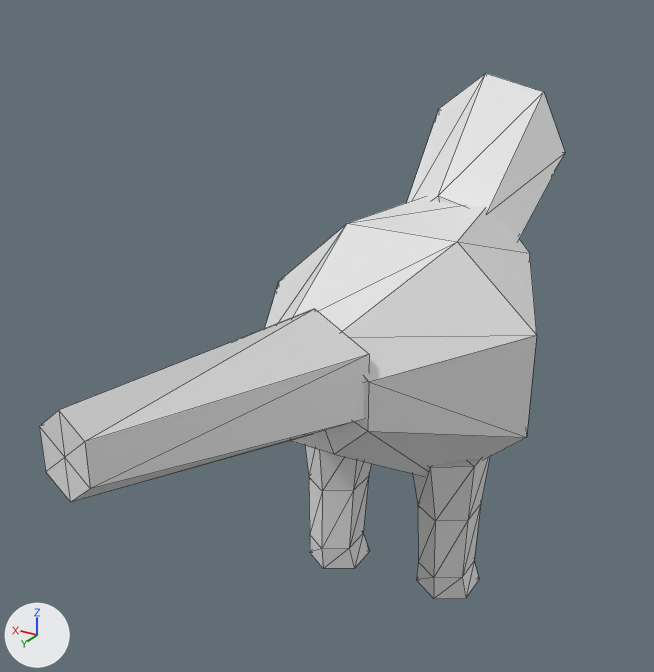
What one commit did to the OBJ model data/animals/bem_te_vi/eat/5.obj.
Rendered twice from a 50 mm camera at (-0.25, 0.509, 0.435) aimed at (0.038, 0.029, 0.195). Arrows for +X, +Y and +Z are at lower left; the lights stay in place. The first picture is the older version. Mesh edges are drawn as thin lines. Where no turn or scale is listed for an object, it has been applied to the vertices.

The first picture shows 'bem_te_vi_eat_5'.
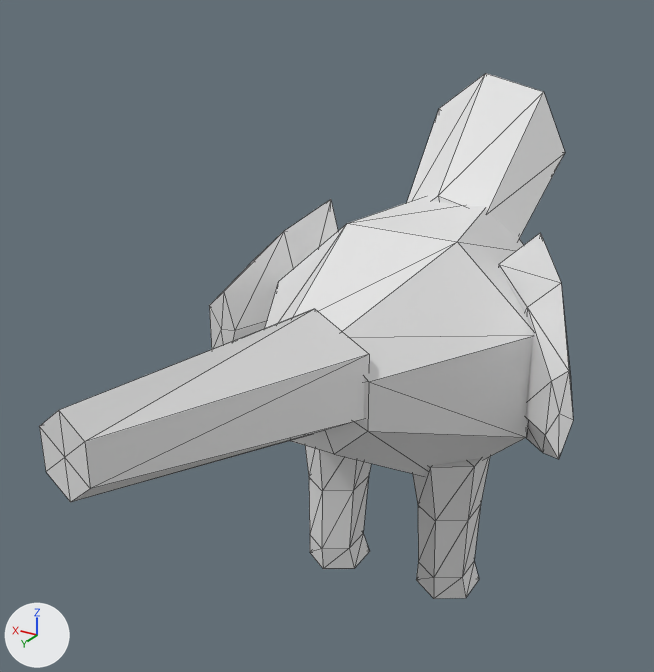
Where the change shows, as pixel boxes [x1, y1, x2, y2] in the pictures (654 x 672 px):
'bem_te_vi_eat_5', reshaped
    before: [40, 73, 565, 599]
    after: [40, 73, 573, 599]
part 1 of me_bem_te_vi_eat_5, added
    after: [499, 233, 573, 459]
part 2 of me_bem_te_vi_eat_5, added
    after: [209, 199, 338, 349]

Patch to the scene script:
```diff
--- a/data/animals/bem_te_vi/eat/5.obj.py
+++ b/data/animals/bem_te_vi/eat/5.obj.py
@@ me_bem_te_vi_eat_5 @@
 # used by ob_bem_te_vi_eat_5; location = (0.0, 0.0, 0.0)
-me_bem_te_vi_eat_5.from_pydata(...)  # 122 vertices, 220 faces; spans x -0.096..0.096, y -0.274..0.306, z 0.0..0.347
+me_bem_te_vi_eat_5.from_pydata(...)  # 156 vertices, 280 faces; spans x -0.133..0.131, y -0.274..0.306, z 0.0..0.347
+# me_bem_te_vi_eat_5 part 1: a new loose piece of 17 vertices spanning x -0.133..-0.057, y -0.03..0.036, z 0.13..0.272
+# me_bem_te_vi_eat_5 part 2: a new loose piece of 17 vertices spanning x 0.052..0.131, y -0.031..0.036, z 0.13..0.272
```
